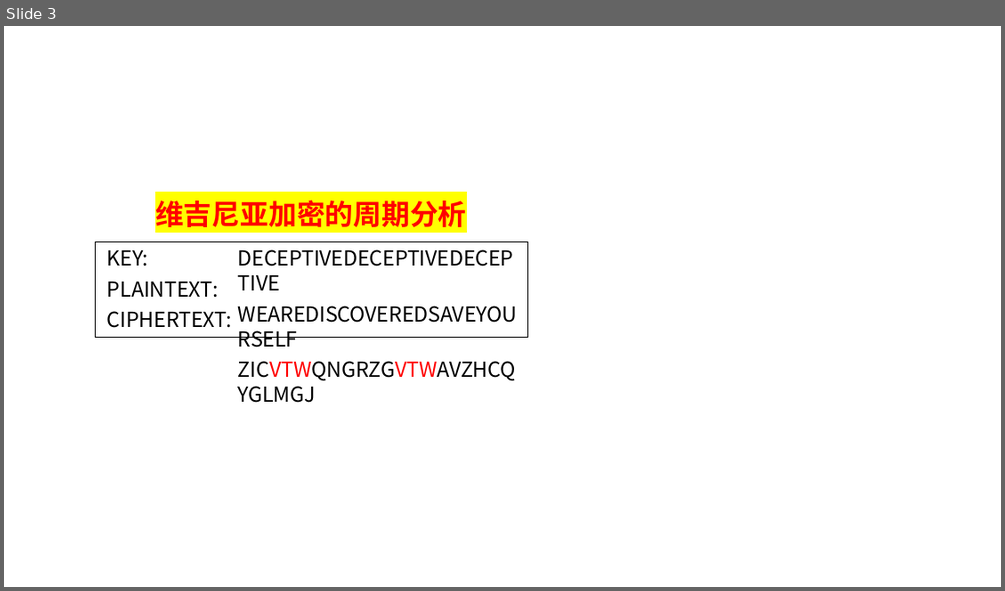
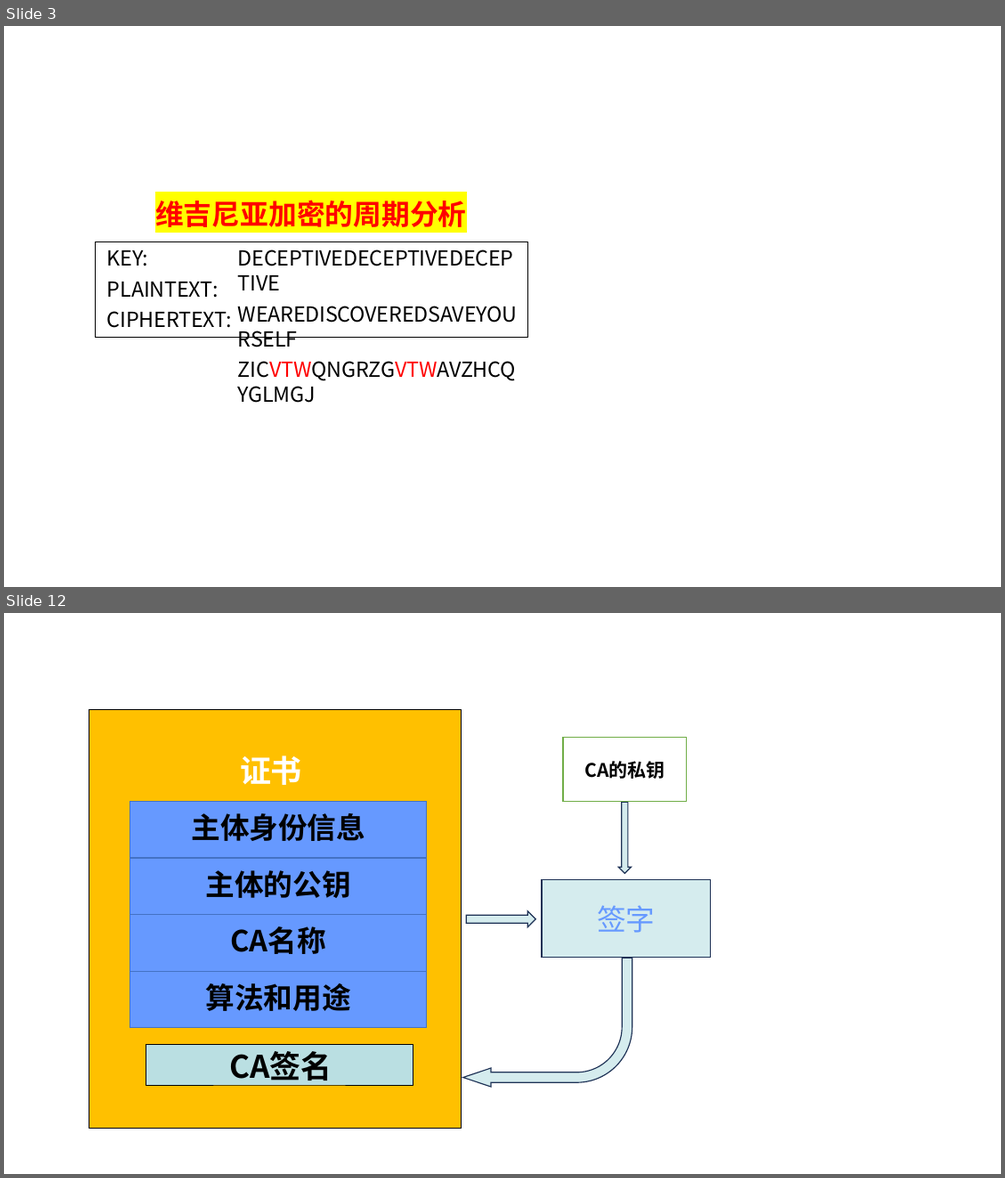
Before and after one commit to guofei9987/a, a slide deck: computer/cipher/chipper.pptx. Shown one above the other, each under a label of ours: slide 3 before the commit, slides 3 and 12 after it; the slides between them are not shown. The pictures are 1005x591 and 1005x1178 pixels, drawn with LibreOffice and Linux fonts; fonts in the diff are those of the drawing. Boxes give left, top, right and bottom in pixels: in the first picture for what was removed or moved away, otherwise in the second. Text is boxed around its words. In the diff, an @@ line names an element or a change of style, - is before the commit and + after.

```diff
--- a/computer/cipher/chipper.pptx
+++ b/computer/cipher/chipper.pptx
@@ slide 12 added at (4, 613, 1001, 1174), background #FFFFFF @@
@@ freeform shape added at (89, 710, 461, 1128), fill #FFC000 @@
@@ freeform shape added at (89, 710, 461, 1128), fill #FFC000, outline #000000 0.75 pt @@
@@ rectangle added at (563, 737, 687, 802), fill #FFFFFF, outline #70AD47 1 pt, 18 pt, text #000000, bold @@
+CA的私钥
@@ text added at (240, 755, 302, 785), 30 pt, text #FFFFFF, bold @@
+证书
@@ table added at (130, 802, 428, 1027), 4 rows, 1 columns @@
+主体身份信息
+主体的公钥
+CA名称
+算法和用途
@@ down arrow added at (619, 803, 631, 873), fill #D5ECEE, outline #1E3256 1 pt @@
@@ rectangle added at (542, 879, 711, 957), fill #D5ECEE, outline #1E3256 1 pt, 28 pt, text #6699FF @@
+签字
@@ right arrow added at (466, 910, 535, 927), fill #D5ECEE, outline #1E3256 1 pt @@
@@ bent arrow added at (463, 957, 632, 1086), fill #D5ECEE, outline #1E3256 1 pt @@
@@ rectangle added at (146, 1044, 413, 1085), fill #BADFE2, outline #000000 0.75 pt, 30 pt, text #000000, bold @@
+CA签名
```
Also in this commit, not shown: 18 other slides added, 1 slide removed, 7 other files.
